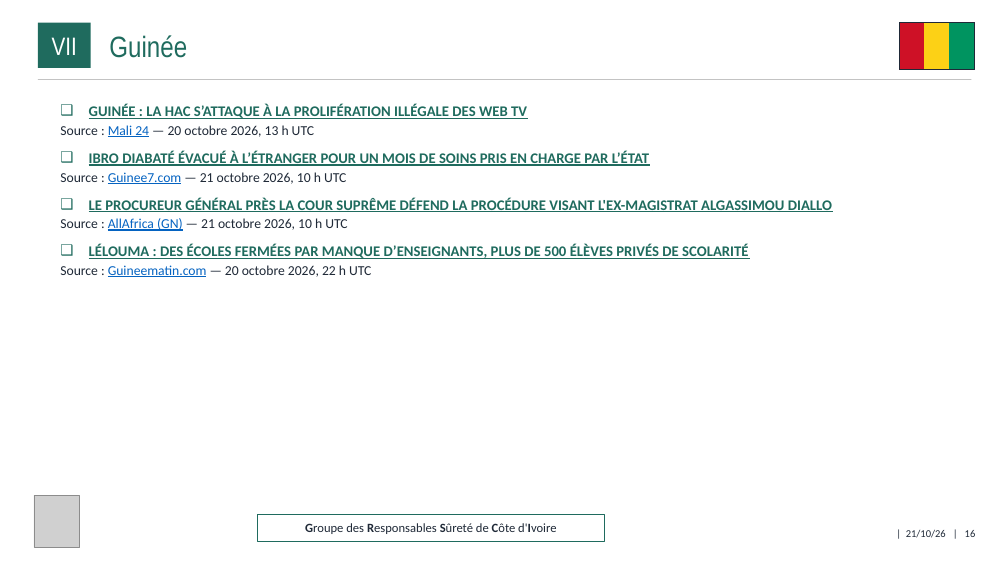
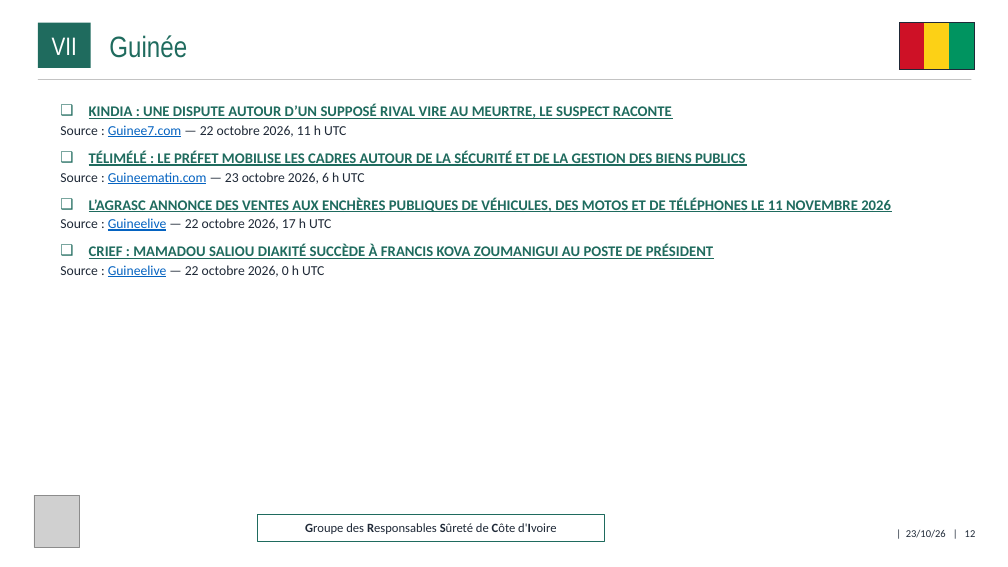
Before and after one commit to ytl1-ops/SentiqS, a slide deck: slide 12 of web/rapports/GRSCI/2026-10.pptx (slide 16 before the commit). Drawn at 1008x567 pixels with LibreOffice and Linux fonts; fonts in the diff are those of the drawing; grey boxes stand for pictures. Boxes give left, top, right and bottom in pixels: in the first picture for what was removed or moved away, otherwise in the second. Text is boxed around its words. In the diff, an @@ line names an element or a change of style, - is before the commit and + after.

```diff
--- a/web/rapports/GRSCI/2026-10.pptx
+++ b/web/rapports/GRSCI/2026-10.pptx
@@ text at (x1=60, y1=104, x2=891, y2=277): text changed @@
-❑ GUINÉE : LA HAC S’ATTAQUE À LA PROLIFÉRATION ILLÉGALE DES WEB TV
-  ▪ Source : Mali 24 — 20 octobre 2026, 13 h UTC
-❑ IBRO DIABATÉ ÉVACUÉ À L’ÉTRANGER POUR UN MOIS DE SOINS PRIS EN CHARGE PAR L’ÉTAT
-  ▪ Source : Guinee7.com — 21 octobre 2026, 10 h UTC
-❑ LE PROCUREUR GÉNÉRAL PRÈS LA COUR SUPRÊME DÉFEND LA PROCÉDURE VISANT L'EX-MAGISTRAT ALGASSIMOU DIALLO
-  ▪ Source : AllAfrica (GN) — 21 octobre 2026, 10 h UTC
-❑ LÉLOUMA : DES ÉCOLES FERMÉES PAR MANQUE D’ENSEIGNANTS, PLUS DE 500 ÉLÈVES PRIVÉS DE SCOLARITÉ
-  ▪ Source : Guineematin.com — 20 octobre 2026, 22 h UTC
+❑ KINDIA : UNE DISPUTE AUTOUR D’UN SUPPOSÉ RIVAL VIRE AU MEURTRE, LE SUSPECT RACONTE
+  ▪ Source : Guinee7.com — 22 octobre 2026, 11 h UTC
+❑ TÉLIMÉLÉ : LE PRÉFET MOBILISE LES CADRES AUTOUR DE LA SÉCURITÉ ET DE LA GESTION DES BIENS PUBLICS
+  ▪ Source : Guineematin.com — 23 octobre 2026, 6 h UTC
+❑ L’AGRASC ANNONCE DES VENTES AUX ENCHÈRES PUBLIQUES DE VÉHICULES, DES MOTOS ET DE TÉLÉPHONES LE 11 NOVEMBRE 2026
+  ▪ Source : Guineelive — 22 octobre 2026, 17 h UTC
+❑ CRIEF : MAMADOU SALIOU DIAKITÉ SUCCÈDE À FRANCIS KOVA ZOUMANIGUI AU POSTE DE PRÉSIDENT
+  ▪ Source : Guineelive — 22 octobre 2026, 0 h UTC
@@ text at (x1=906, y1=530, x2=976, y2=538): text changed @@
-| 21/10/26 | 16
+| 23/10/26 | 12
```
Also in this commit, not shown: 15 other slides changed, 4 slides removed, 6 other files.
